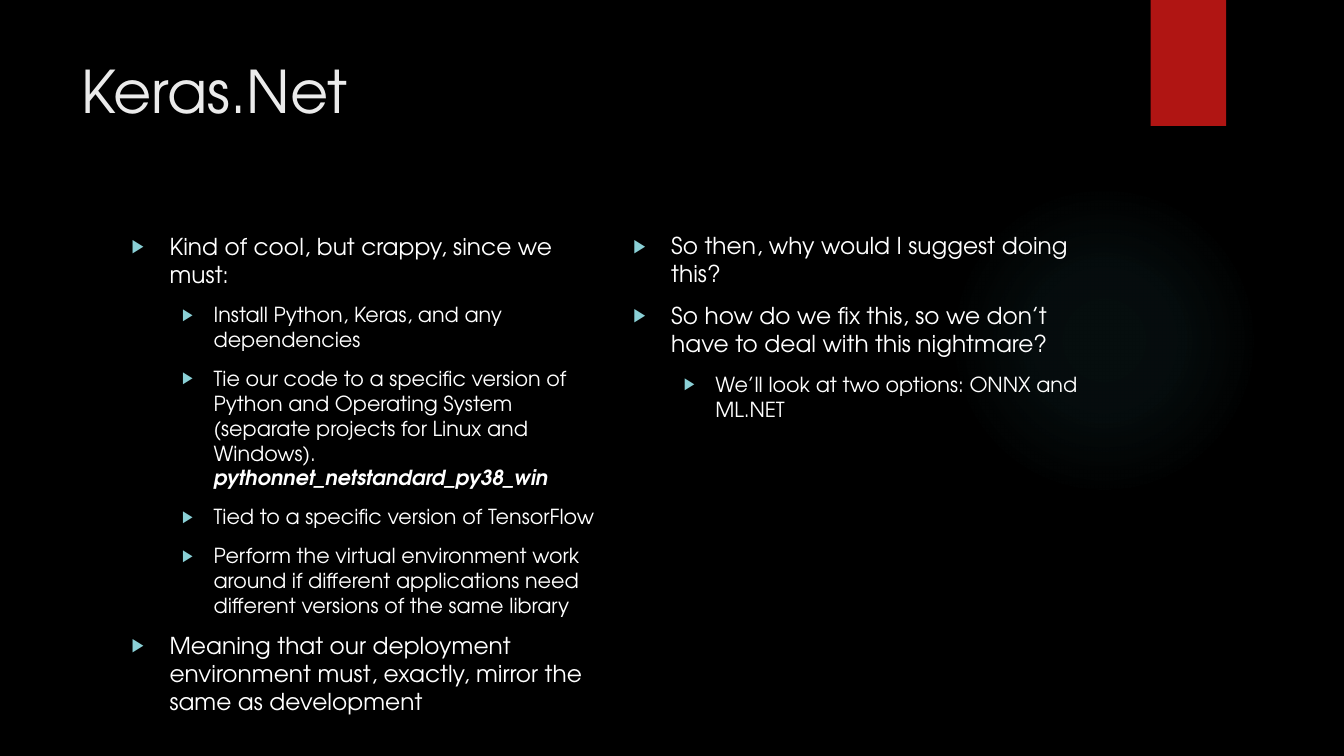
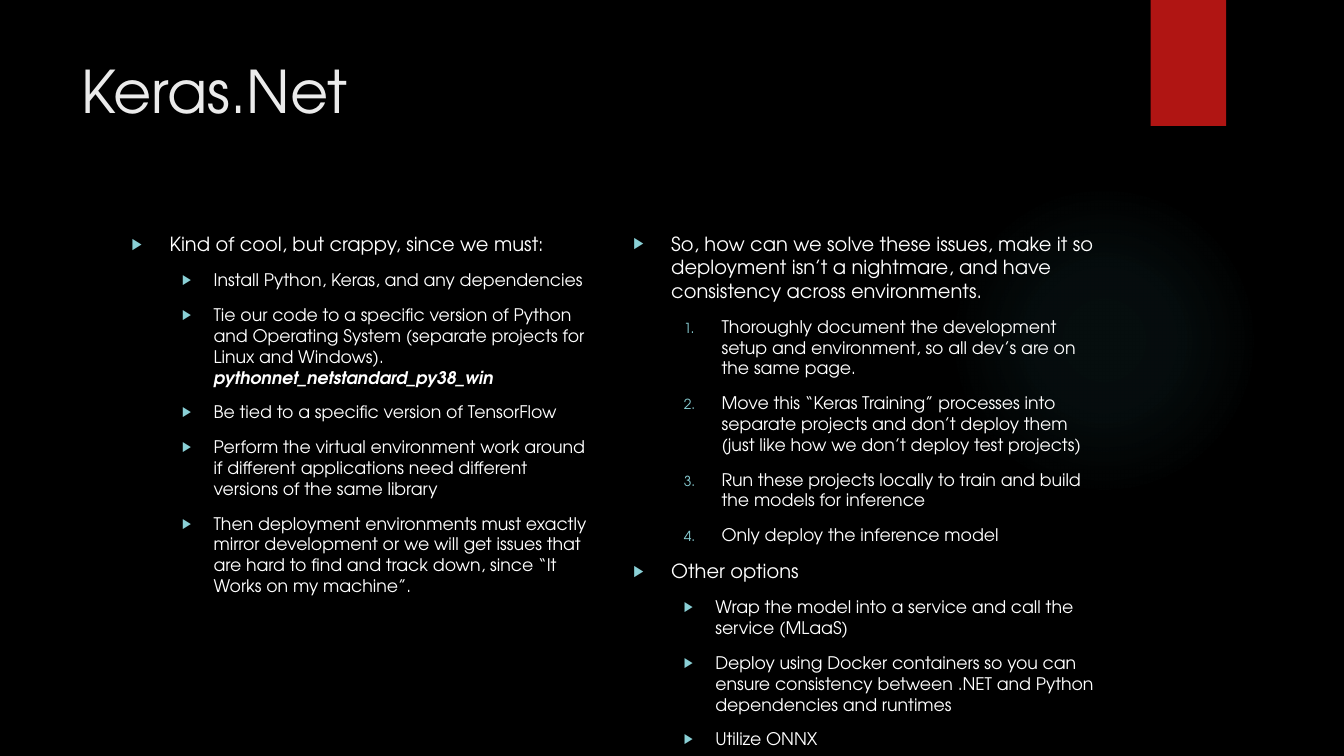
Before and after one commit to korz/ml-in-csharp, a slide deck: slide 29 of Slides.pptx (slide 21 before the commit). Drawn at 1344x756 pixels with LibreOffice and Linux fonts; fonts in the diff are those of the drawing; background and template pictures are left out. Boxes give left, top, right and bottom in pixels: in the first picture for what was removed or moved away, otherwise in the second. Text is boxed around its words. In the diff, an @@ line names an element or a change of style, - is before the commit and + after.

```diff
--- a/Slides.pptx
+++ b/Slides.pptx
@@ text at [170,236,585,499]: size 16.6 to 13.9 pt in "Kind of cool, but crappy, since we ..."; size 14.8 to 12.4 pt in "Install Python, Keras, and any dependencies", "Tie our code to a specific version ...", "Perform the virtual environment work around if ..." @@
@@ text at [671,236,1094,694]: text changed; size 16.6 to 12.4 pt @@
-▶ So then, why would I suggest doing this?
-▶ So how do we fix this, so we don’t have to deal with this nightmare?
-  ▶ We’ll look at two options: ONNX and ML.NET
+▶ So, how can we solve these issues, make it so deployment isn’t a nightmare, and have consistency across environments.
+  1. Thoroughly document the development setup and environment, so all dev’s are on the same page.
+  2. Move this “Keras Training” processes into separate projects and don’t deploy them (just like how we don’t deploy test projects)
+  3. Run these projects locally to train and build the models for inference
+  4. Only deploy the inference model
+▶ Other options
+  ▶ Wrap the model into a service and call the service (MLaaS)
+  ▶ Deploy using Docker containers so you can ensure consistency between .NET and Python dependencies and runtimes
+  ▶ Utilize ONNX
@@ text at [214,405,557,422]: text changed; size 14.8 to 12.4 pt @@
-  ▶ Tied to a specific version of TensorFlow
+  ▶ Be tied to a specific version of TensorFlow
@@ text at [214,517,586,596]: text changed; size 16.6 to 12.4 pt @@
-▶ Meaning that our deployment environment must, exactly, mirror the same as development
+  ▶ Then deployment environments must exactly mirror development or we will get issues that are hard to find and track down, since “It Works on my machine”.
```
Also in this commit, not shown: 18 other slides changed, 16 slides added, 9 slides removed, 4 other files.
